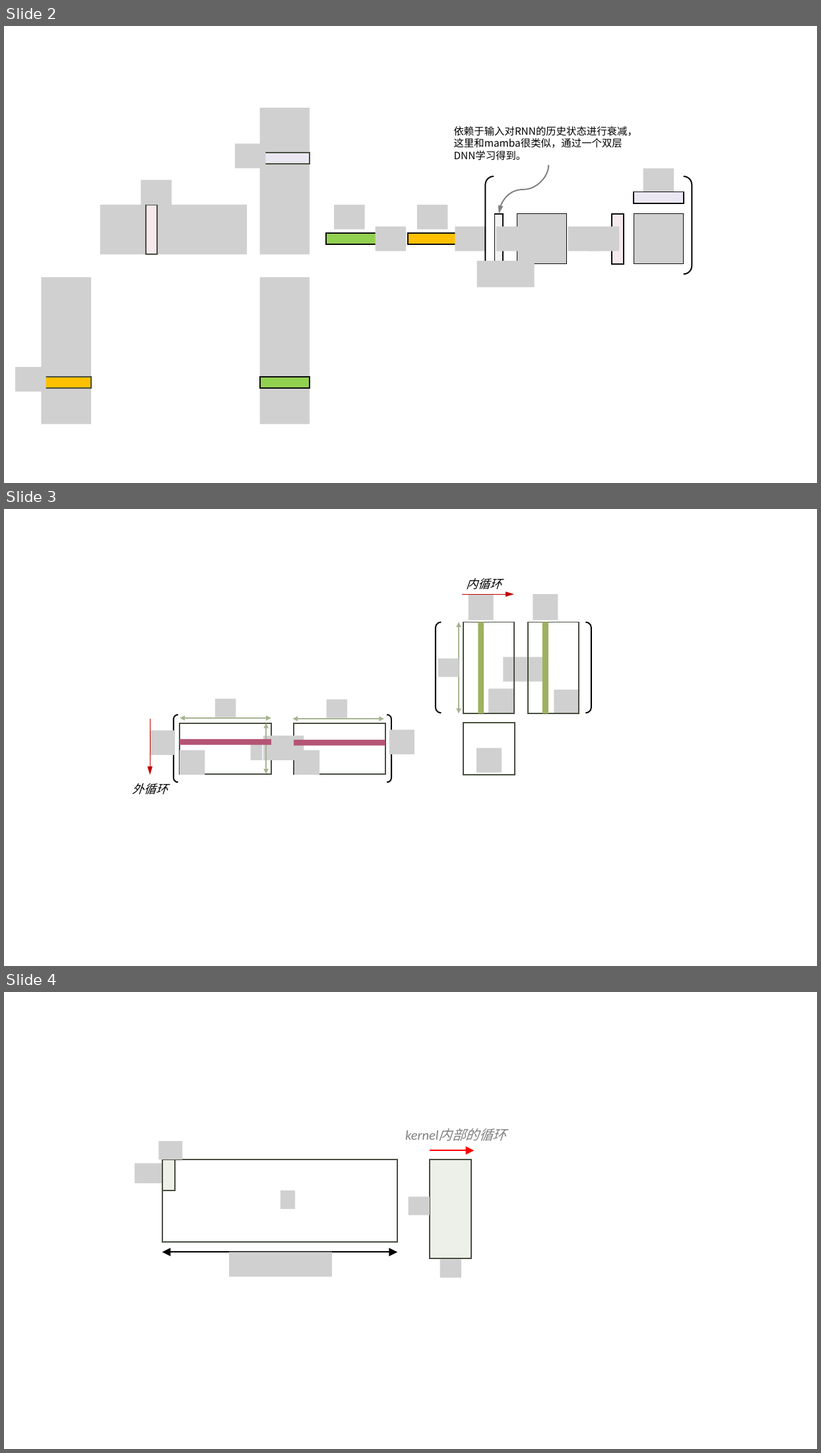
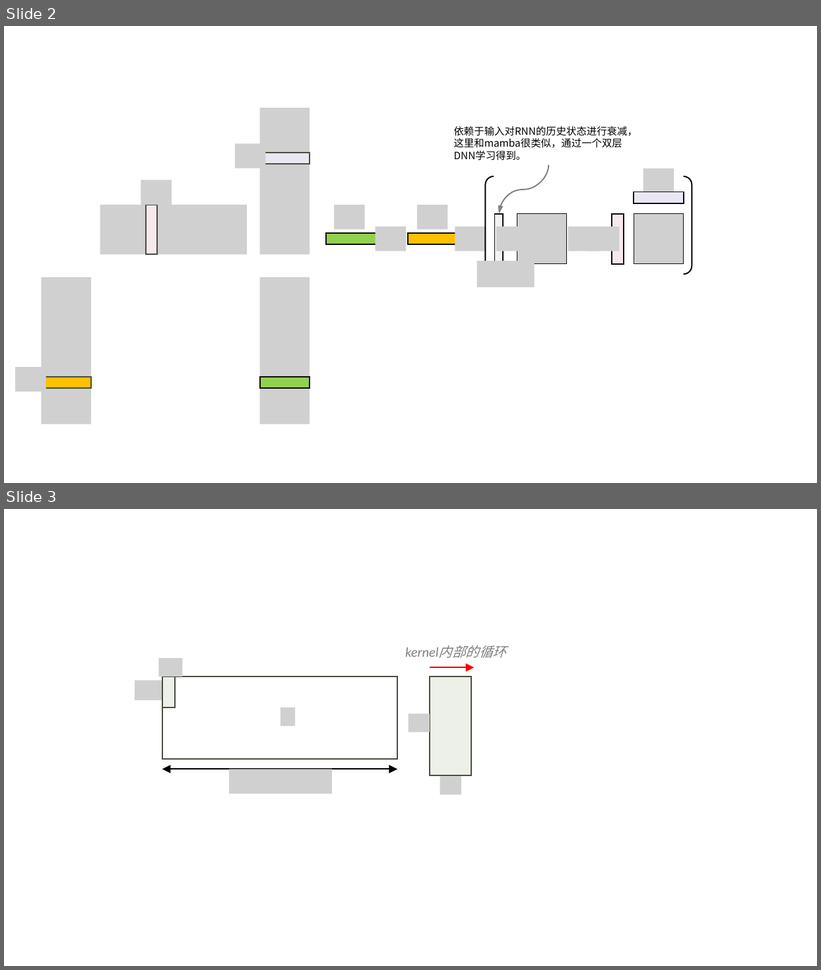
Before and after one commit to lcy-seso/Tiled-EfficientAttention, a slide deck: gla/figures/gated_linear_attention.pptx. Shown one above the other, each under a label of ours: slides 2, 3 and 4 before the commit, slides 2 and 3 after it. The pictures are 821x1453 and 821x970 pixels, drawn with LibreOffice and Linux fonts; fonts in the diff are those of the drawing; grey boxes stand for pictures. Boxes give left, top, right and bottom in pixels: in the first picture for what was removed or moved away, otherwise in the second. Text is boxed around its words. In the diff, an @@ line names an element or a change of style, - is before the commit and + after.

```diff
--- a/gla/figures/gated_linear_attention.pptx
+++ b/gla/figures/gated_linear_attention.pptx
@@ slide 3 removed at (4,509,817,966), background #FFFFFF @@
@@ group removed at (133,578,592,795): 15 pictures, 9 rectangles, 4 double arrows, 2 bracket pairs, 2 arrows, 2 texts @@
-外循环
-内循环
@@ what was slide 4 is now slide 3 @@
```
Also in this commit, not shown: 2 slides changed, 2 slides added, 5 other files.
